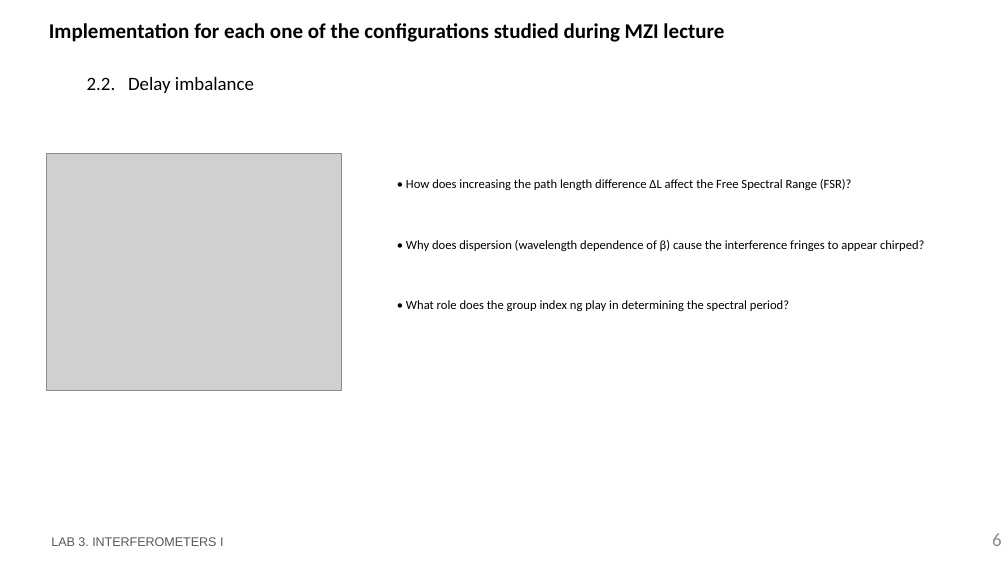
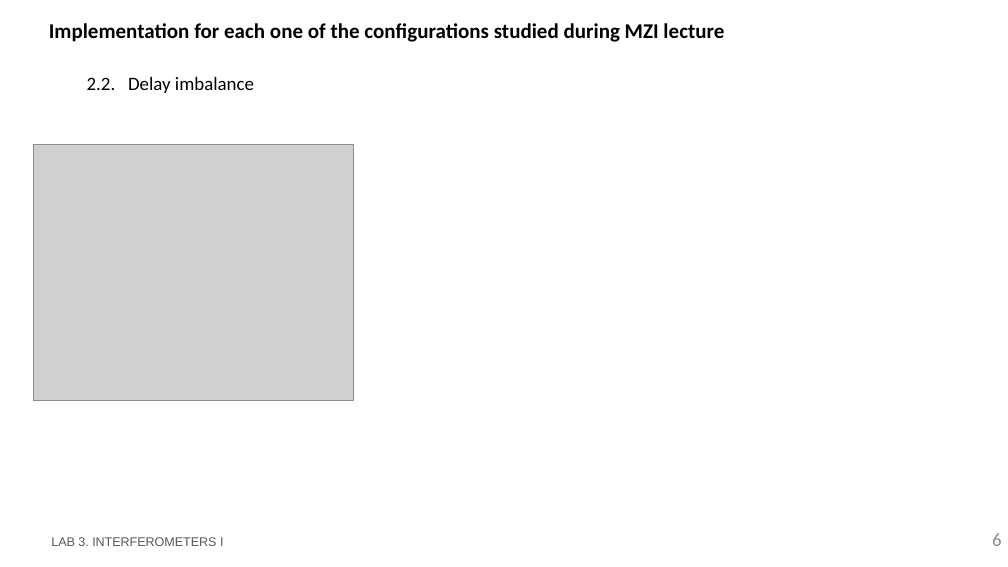
Before and after one commit to snacmuo/pic-upv-lab3, a slide deck: slide 6 of LabBook_3.pptx. Drawn at 1008x567 pixels with LibreOffice and Linux fonts; fonts in the diff are those of the drawing; grey boxes stand for pictures; background and template pictures are left out. Boxes give left, top, right and bottom in pixels: in the first picture for what was removed or moved away, otherwise in the second. Text is boxed around its words. In the diff, an @@ line names an element or a change of style, - is before the commit and + after.

```diff
--- a/LabBook_3.pptx
+++ b/LabBook_3.pptx
@@ picture: place and size @@
-picture at (46, 154, 341, 391)
+picture at (34, 144, 353, 401)
@@ text removed at (406, 179, 924, 311) @@
-• How does increasing the path length difference ΔL affect the Free Spectral Range (FSR)?
-• Why does dispersion (wavelength dependence of β) cause the interference fringes to appear chirped?
-• What role does the group index ng play in determining the spectral period?
```
Also in this commit, not shown: 4 other slides changed, 1 slide removed, 1 other file.
